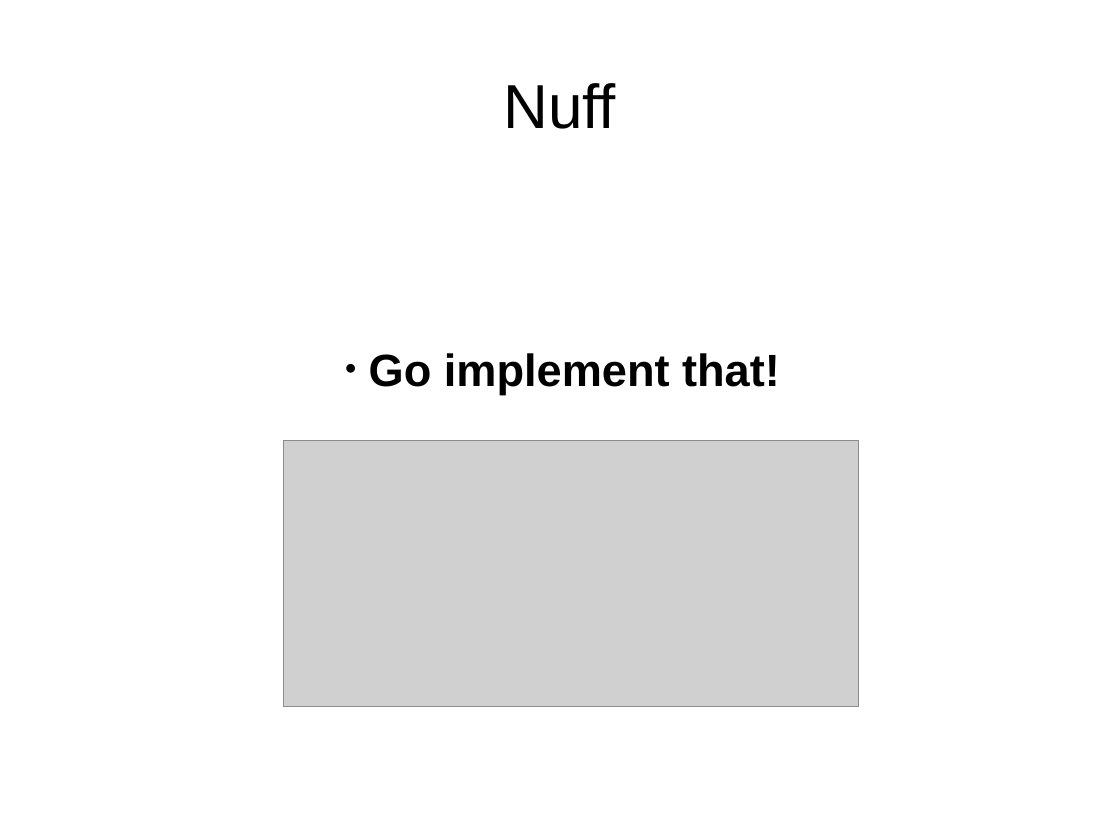
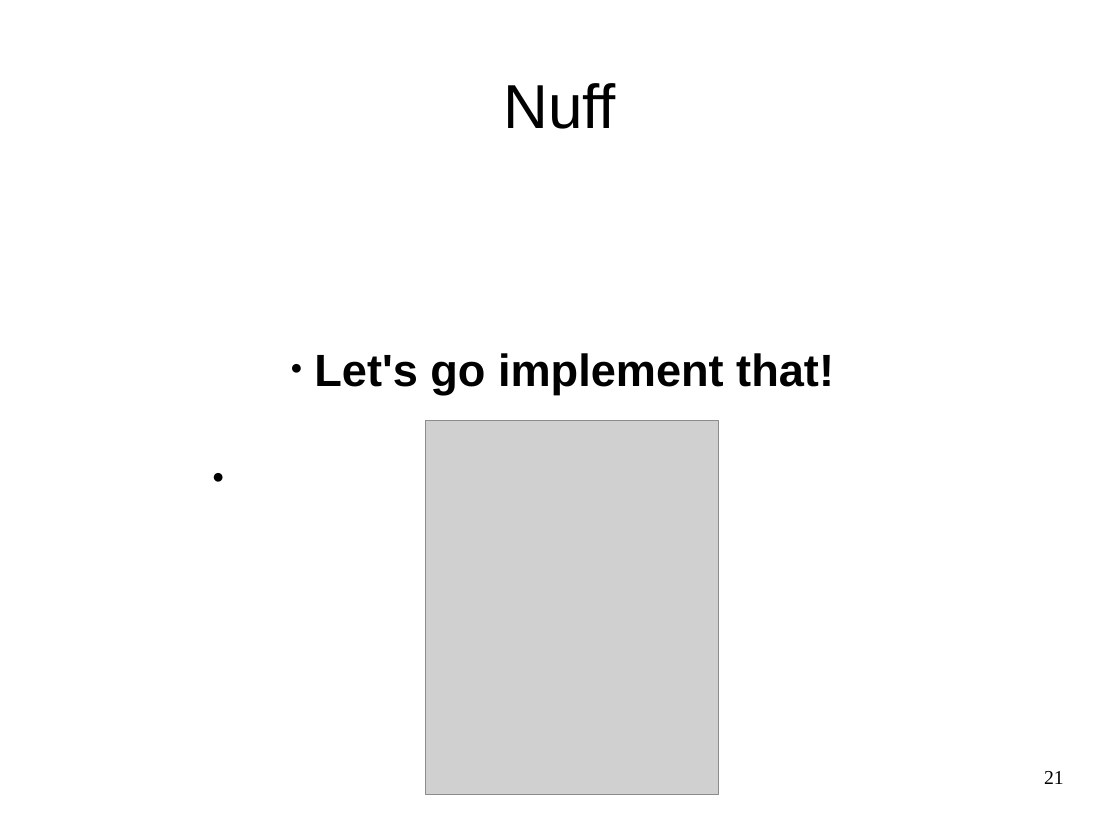
Before and after one commit to yandexdataschool/Practical_DL, a slide deck: slide 21 of week0/lecture0.odp (slide 20 before the commit). Drawn at 1120x840 pixels with LibreOffice and Linux fonts; fonts in the diff are those of the drawing; grey boxes stand for pictures. Boxes give left, top, right and bottom in pixels: in the first picture for what was removed or moved away, otherwise in the second. Text is boxed around its words. In the diff, an @@ line names an element or a change of style, - is before the commit and + after.

```diff
--- a/week0/lecture0.odp
+++ b/week0/lecture0.odp
@@ text at (314,353,834,394): text changed @@
-● Go implement that!
+● Let's go implement that!
@@ picture: place and size @@
-picture at (284,441,859,706)
+picture at (426,421,719,795)
@@ page number added at (1044,771,1064,784), 14 pt, text #000000 @@
+21
```
Also in this commit, not shown: 19 other slides changed, 1 slide added, 8 other files.
